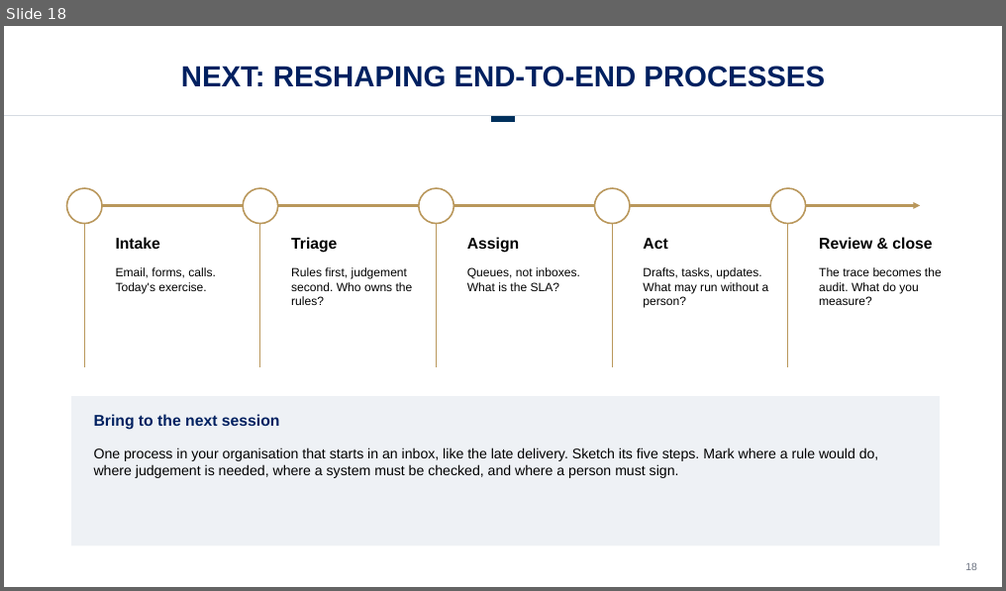
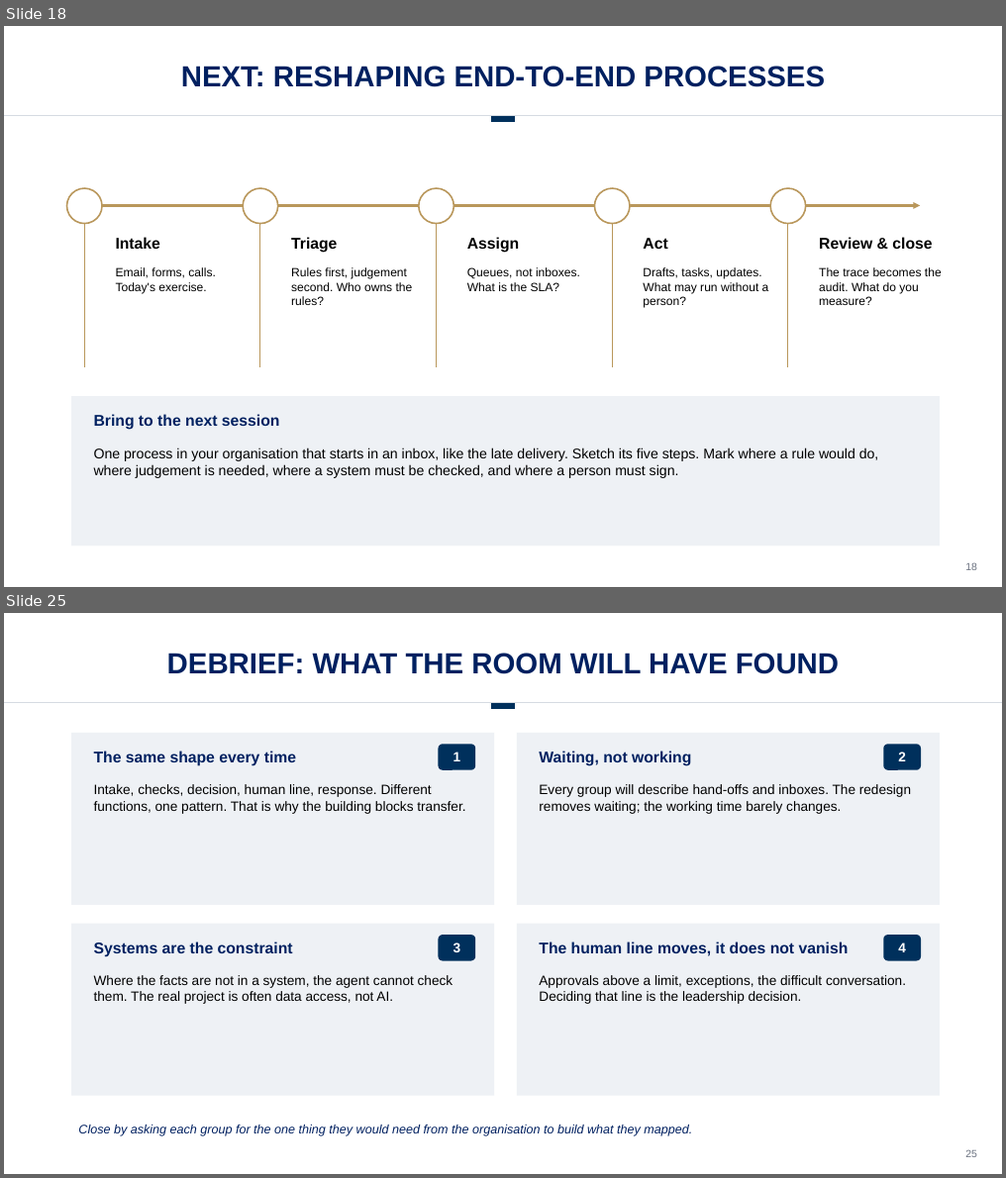
Before and after one commit to drestrepoa/Claudecode, a slide deck: slides/agent-challenge-hr.pptx. Shown one above the other, each under a label of ours: slide 18 before the commit, slides 18 and 25 after it; the slides between them are not shown. The pictures are 1006x591 and 1006x1178 pixels, drawn with LibreOffice and Linux fonts; fonts in the diff are those of the drawing; background and template pictures are left out. Boxes give left, top, right and bottom in pixels: in the first picture for what was removed or moved away, otherwise in the second. Text is boxed around its words. In the diff, an @@ line names an element or a change of style, - is before the commit and + after.

```diff
--- a/slides/agent-challenge-hr.pptx
+++ b/slides/agent-challenge-hr.pptx
@@ slide 25 added at [4, 613, 1002, 1174], background #FFFFFF @@
@@ text added at [167, 653, 839, 674], 28 pt, text #002060, bold @@
+DEBRIEF: WHAT THE ROOM WILL HAVE FOUND
@@ line added from (4, 703) to (1002, 703), #D5DBE2 0.75 pt @@
@@ line added from (491, 706) to (515, 706), #00305C 6 pt @@
@@ rectangle added at [71, 733, 494, 905], fill #EEF1F5 @@
@@ text added at [94, 751, 296, 766], 15 pt, text #002060, bold @@
+The same shape every time
@@ rounded rectangle added at [439, 744, 475, 770], fill #00305C, 13 pt, text #FFFFFF, bold @@
+1
@@ rectangle added at [517, 733, 940, 905], fill #EEF1F5 @@
@@ text added at [539, 751, 691, 766], 15 pt, text #002060, bold @@
+Waiting, not working
@@ rounded rectangle added at [884, 744, 921, 770], fill #00305C, 13 pt, text #FFFFFF, bold @@
+2
@@ text added at [94, 784, 465, 814], 13 pt, text #000000 @@
+Intake, checks, decision, human line, response. Different functions, one pattern. That is why the building blocks transfer.
@@ text added at [539, 784, 911, 814], 13 pt, text #000000 @@
+Every group will describe hand-offs and inboxes. The redesign removes waiting; the working time barely changes.
@@ rectangle added at [71, 924, 494, 1096], fill #EEF1F5 @@
@@ rounded rectangle added at [439, 935, 475, 961], fill #00305C, 13 pt, text #FFFFFF, bold @@
+3
@@ rectangle added at [517, 924, 940, 1096], fill #EEF1F5 @@
@@ rounded rectangle added at [884, 935, 921, 961], fill #00305C, 13 pt, text #FFFFFF, bold @@
+4
@@ text added at [94, 942, 293, 958], 15 pt, text #002060, bold @@
+Systems are the constraint
@@ text added at [539, 942, 848, 957], 15 pt, text #002060, bold @@
+The human line moves, it does not vanish
@@ text added at [94, 975, 453, 1004], 13 pt, text #000000 @@
+Where the facts are not in a system, the agent cannot check them. The real project is often data access, not AI.
@@ text added at [539, 975, 906, 1004], 13 pt, text #000000 @@
+Approvals above a limit, exceptions, the difficult conversation. Deciding that line is the leadership decision.
@@ text added at [78, 1125, 692, 1137], 12 pt, text #002060, italic @@
+Close by asking each group for the one thing they would need from the organisation to build what they mapped.
@@ text added at [965, 1150, 977, 1157], 10 pt, text #6B7280 @@
+25
```
Also in this commit, not shown: 6 other slides added, 1 other file.
